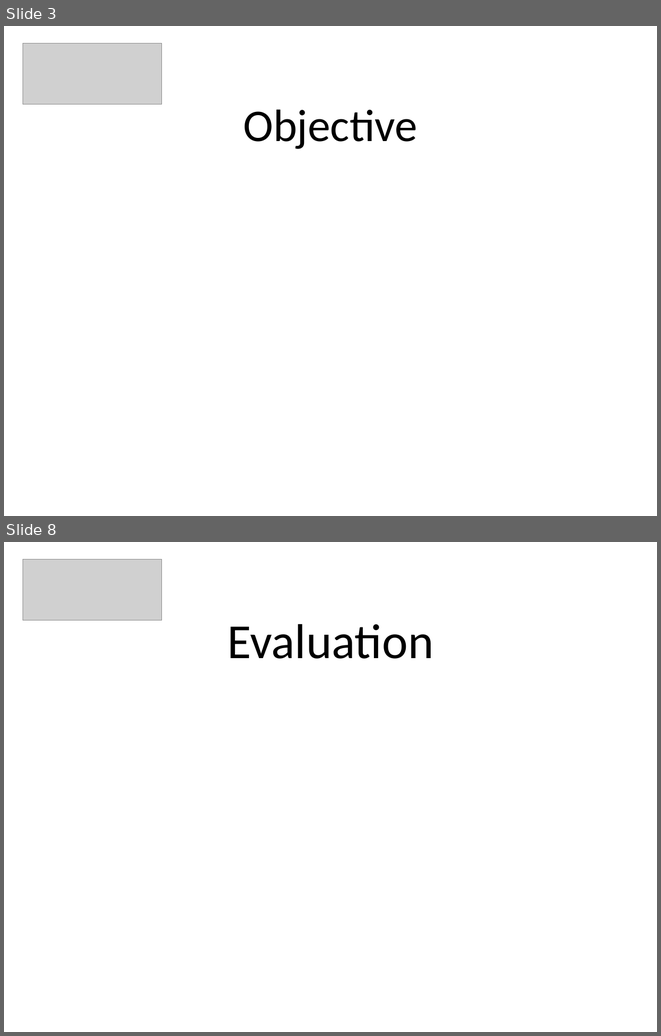
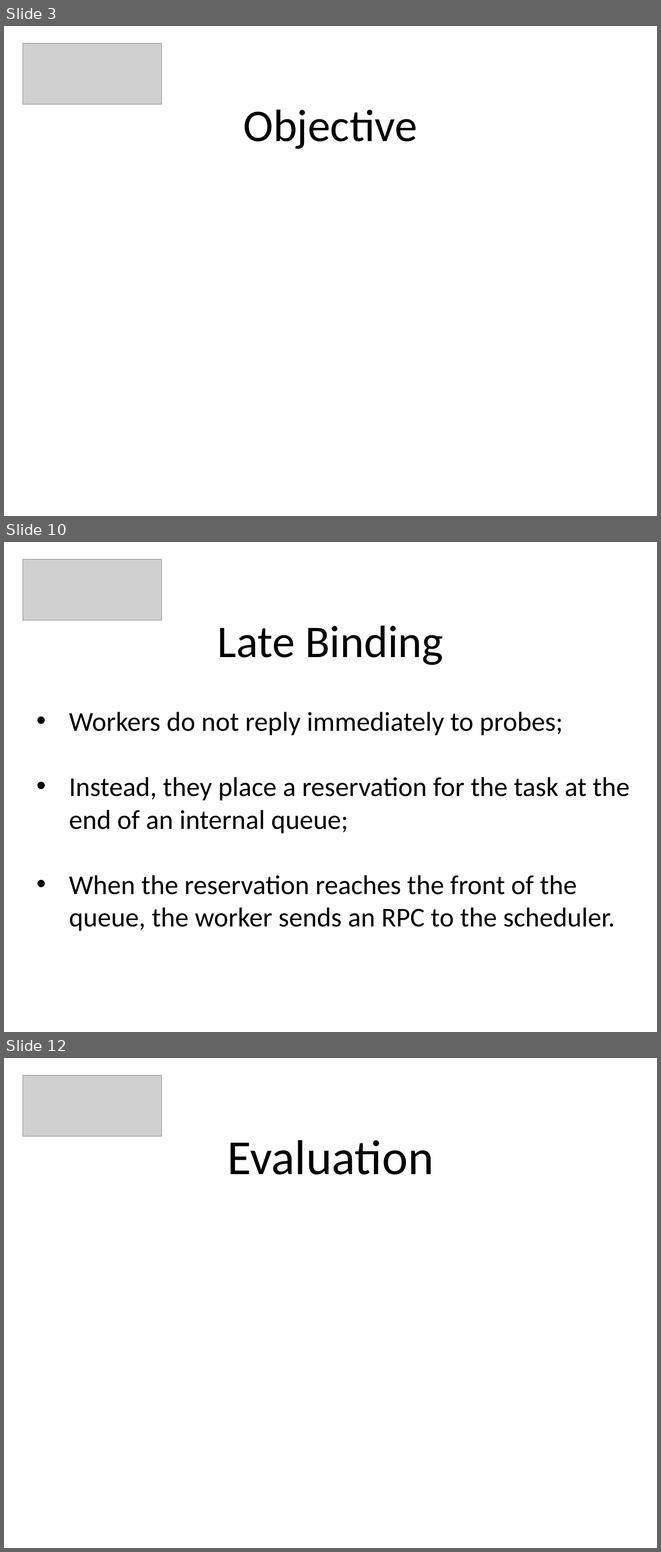
Before and after one commit to PeBraz/MapNoReduce, a slide deck: paper-presentation/padi-presentation.pptx. Shown one above the other, each under a label of ours: slides 3 and 8 before the commit, slides 3, 10 and 12 after it; the slides between them are not shown. The pictures are 661x1036 and 661x1552 pixels, drawn with LibreOffice and Linux fonts; fonts in the diff are those of the drawing; grey boxes stand for pictures. Boxes give left, top, right and bottom in pixels: in the first picture for what was removed or moved away, otherwise in the second. Text is boxed around its words. In the diff, an @@ line names an element or a change of style, - is before the commit and + after.

```diff
--- a/paper-presentation/padi-presentation.pptx
+++ b/paper-presentation/padi-presentation.pptx
@@ slide 10 added at <box>4,542,657,1032</box>, background #FFFFFF @@
@@ picture added at <box>23,559,162,620</box> @@
@@ title added at <box>217,625,443,665</box>, 50 pt, text #000000 @@
+Late Binding
@@ text added at <box>69,712,630,931</box>, 30 pt, text #000000 @@
+• Workers do not reply immediately to probes;
+• Instead, they place a reservation for the task at the end of an internal queue;
+• When the reservation reaches the front of the queue, the worker sends an RPC to the scheduler.
@@ what was slide 8 is now slide 12 @@
```
Also in this commit, not shown: 1 slide changed, 6 other slides added, 3 slides removed.
